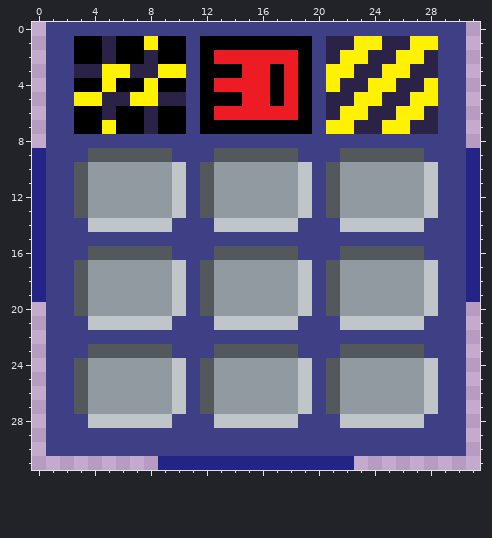
Edited in one commit: pixel-art sprite (Icons/3x3 Grid.png). The first picture shows the starting point.
The file is 32x32 pixels.
After:
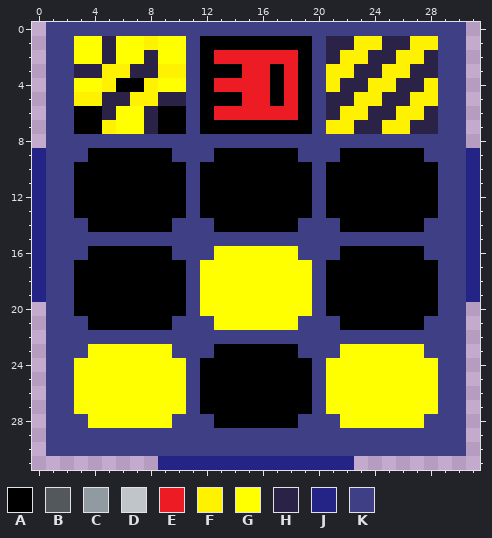
Palette (. is transparent): A #000000  B #53585c  C #929aa1  D #c0c5c9  E #ed1c24  F #fff200  G #ffff00  H #2b2248  J #242486  K #3f3f85
What changed:
Colour B becomes colour A in row 9 at x 4 to 9, 13 to 18 and 22 to 27; in rows 10 to 13 at x 3, 12 and 21; in row 16 at x 4 to 9 and 22 to 27; in rows 17 to 20 at x 3 and 21; in row 23 at x 13 to 18; in rows 24 to 27 at x 12.
Colour C becomes colour A in rows 10 to 13 at x 4 to 9, 13 to 18 and 22 to 27; in rows 17 to 20 at x 4 to 9 and 22 to 27; in rows 24 to 27 at x 13 to 18.
Colour D becomes colour A in rows 10 to 13 at x 10, 19 and 28; in row 14 at x 4 to 9, 13 to 18 and 22 to 27; in rows 17 to 20 at x 10 and 28; in row 21 at x 4 to 9 and 22 to 27; in rows 24 to 27 at x 19; in row 28 at x 13 to 18.
Colour A becomes colour G in rows 1 to 2 at x 3 to 4, 6 to 7 and 9 to 10; in row 4 at x 3 to 4 and 9 to 10; in rows 6 to 7 at x 6 to 7.
Colour B becomes colour G in row 16 at x 13 to 18; in rows 17 to 20 at x 12; in row 23 at x 4 to 9 and 22 to 27; in rows 24 to 27 at x 3 and 21.
Colour C becomes colour G in rows 17 to 20 at x 13 to 18; in rows 24 to 27 at x 4 to 9 and 22 to 27.
Colour D becomes colour G in rows 17 to 20 at x 19; in row 21 at x 13 to 18; in rows 24 to 27 at x 10 and 28; in row 28 at x 4 to 9 and 22 to 27.
